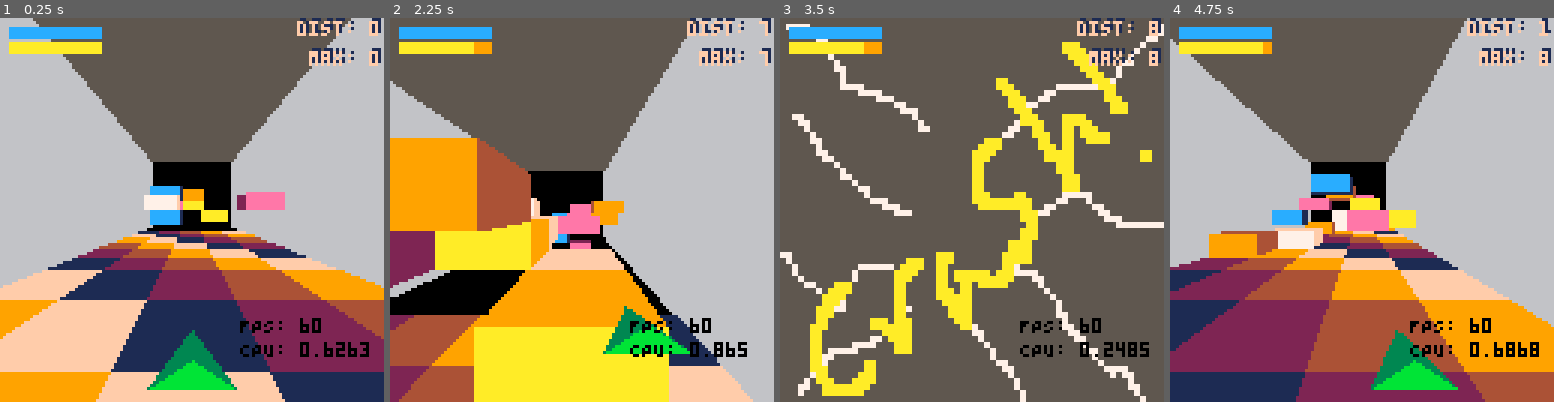
Above: before the commit, frames 1-4 (left to right).
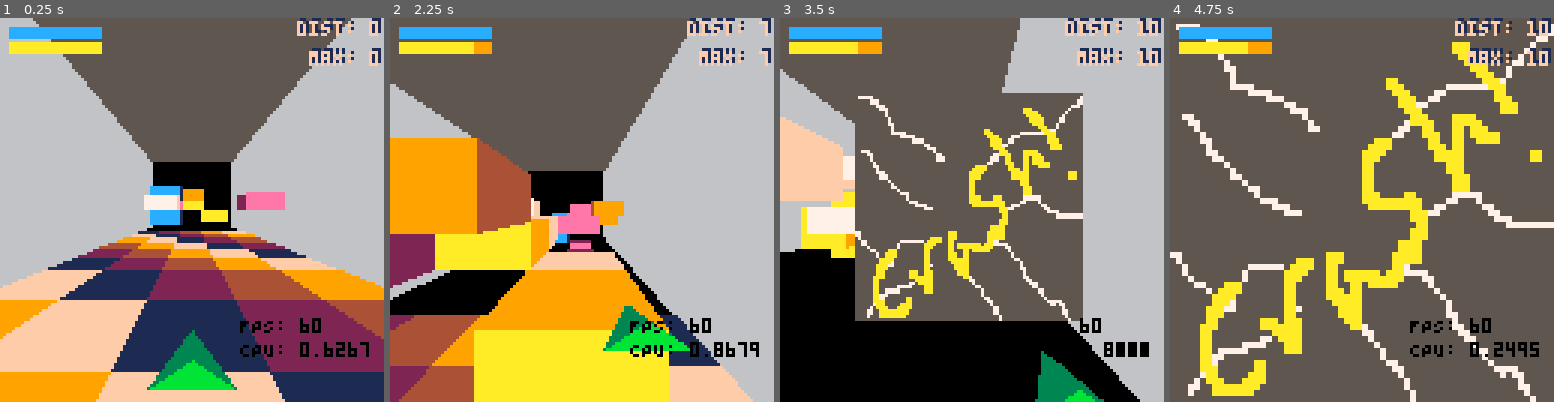
Above: after the commit, the same moments.

Repository: bobgar/pico3d
Game: PICO-8 cartridge 3d.p8
Same seed, same stepped clock (60 frames per second), same inputs: the game is played once before the commit and once after it.
Inputs:
- Up to frame 1 (0.25 s): no input
- Up to frame 2 (2.25 s): tap X (X key) at 0.33, 1.07, 1.85 s; tap O (Z key) at 0.7, 1.7, 2.1 s; hold Right 1.6-2.1 s; hold Up from 2.15 s (still down)
- Up to frame 3 (3.5 s): release Up at 2.42 s; hold Right 2.47-3.03 s; tap O (Z key) at 2.5, 2.9, 3.3 s; tap X (X key) at 2.97 s; hold Left from 3.08 s (still down)
- Up to frame 4 (4.75 s): release Left at 3.58 s; hold Down 3.63-3.97 s; tap O (Z key) at 3.7, 4.1, 4.5 s; hold Right 4.02-4.68 s; tap X (X key) at 4.08 s; hold Up from 4.73 s (still down)

The runs differ from the first frame. In frame 1, less than 0.1% of the frame differs, in the area x 93-96%, y 85-89%; in frame 2, 1.4%; in frame 3, 63%; in frame 4, 81%, in the area x 0-100%, y 0-100%.

Commit message:
Tiny tweaks to feel

Diff:
--- a/3d.lua
+++ b/3d.lua
@@ -48,11 +48,13 @@
         {x=0, y=50, z=1},
         {x=0, y=60, z=1.5},
     }
+
+    add(playerpoints, {
+        x= (playerpoints[1].x + playerpoints[2].x + playerpoints[4].x)/3.0,
+        y= (playerpoints[1].y + playerpoints[2].y + playerpoints[4].y)/3.0,
+        z= (playerpoints[1].z + playerpoints[2].z + playerpoints[4].z)/3.0})
+
     bottompoints = {playerpoints[1], playerpoints[2], playerpoints[4]}
-    add(bottompoints, {
-        x= (bottompoints[1].x + bottompoints[2].x + bottompoints[3].x)/3.0,
-        y= (bottompoints[1].y + bottompoints[2].y + bottompoints[3].y)/3.0,
-        z= (bottompoints[1].z + bottompoints[2].z + bottompoints[3].z)/3.0})
     --NOTE not actually the center point now, but the most useful one to cast shadows from.
     centerpoint = {x=0, y=60, z=1.35}
     _update60 = gameupdate
@@ -178,7 +180,7 @@
         printh("fall through the ground crash")
         crash()
     -- If there is ground in the next space we'd go to
-    elseif checkcollisionwithallpoints(shipx + xstep * 2.5, (shipy+vy+gravity + ystep * 4), shipz + pz%zstep + zoffset, 1) then
+    elseif checkcollisionwithallpoints(shipx + xstep * 2.5, (shipy+vy+gravity + ystep * 4), shipz + pz%zstep, 1) then
         -- if we're still going up, were jumping into a block so crash
         if vy < -.01 then crash() printh("jump crash") return end
         --Otherwise, we're on ground.  reset max jumps and set y velocity to 0
@@ -191,7 +193,7 @@
         ontheground = false
     end
 
-    if checkcollisionwithallpoints(shipx + xstep * 2.5, shipy+ ystep * 4-12, shipz + pz%zstep + zoffset, 1) then
+    if checkcollisionwithallpoints(shipx + xstep * 2.5, shipy+ ystep * 4-15, shipz + pz%zstep + zoffset, 1) then
         printh("collision crash")
         crash()
     end
Not shown, changed: 3d.p8.png
